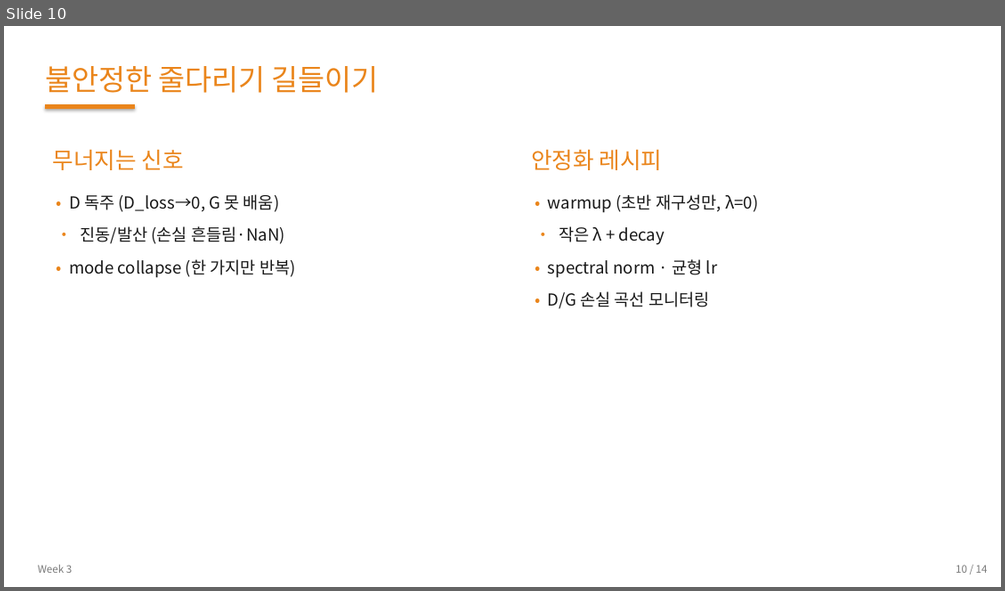
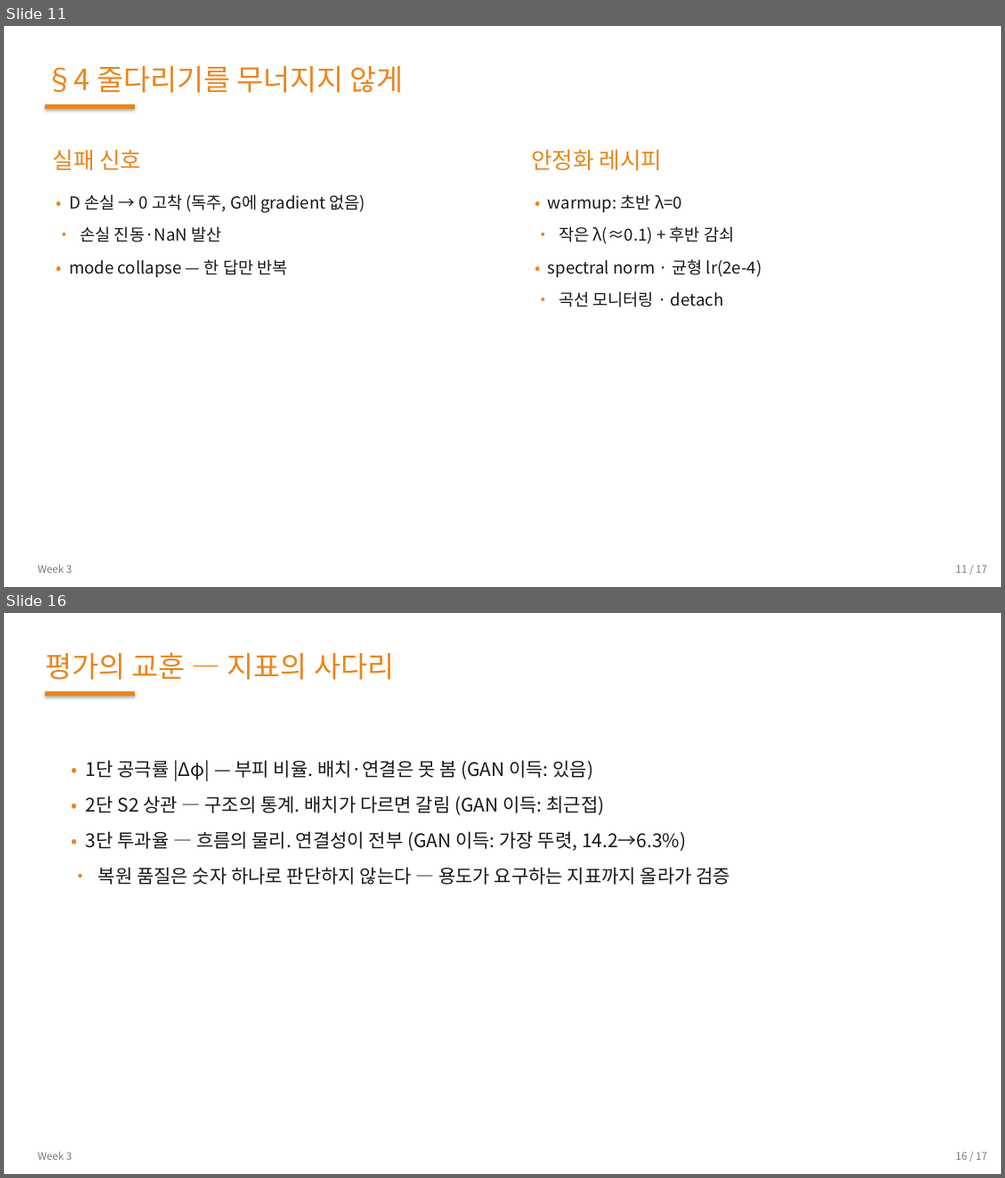
Before and after one commit to 01willy/Digital_rock_DL_Education, a slide deck: web/downloads/shared/w3/W3.pptx. Shown one above the other, each under a label of ours: slide 10 before the commit, slides 11 and 16 after it; the slides between them are not shown. The pictures are 1005x591 and 1005x1178 pixels, drawn with LibreOffice and Linux fonts; fonts in the diff are those of the drawing. Boxes give left, top, right and bottom in pixels: in the first picture for what was removed or moved away, otherwise in the second. Text is boxed around its words. In the diff, an @@ line names an element or a change of style, - is before the commit and + after.

```diff
--- a/web/downloads/shared/w3/W3.pptx
+++ b/web/downloads/shared/w3/W3.pptx
@@ slide 16 added at bbox=[4, 613, 1001, 1174], background #FFFFFF @@
@@ text added at bbox=[45, 652, 394, 680], 28 pt, text #EA851B @@
+평가의 교훈 — 지표의 사다리
@@ rectangle added at bbox=[45, 691, 135, 696], fill #EA851B @@
@@ text added at bbox=[86, 760, 730, 884], 18 pt, text #181818 @@
+• 1단 공극률 |Δφ| — 부피 비율. 배치·연결은 못 봄 (GAN 이득: 있음)
+• 2단 S2 상관 — 구조의 통계. 배치가 다르면 갈림 (GAN 이득: 최근접)
+• 3단 투과율 — 흐름의 물리. 연결성이 전부 (GAN 이득: 가장 뚜렷, 14.2→6.3%)
+• 복원 품질은 숫자 하나로 판단하지 않는다 — 용도가 요구하는 지표까지 올라가 검증
@@ text added at bbox=[38, 1151, 72, 1159], 10 pt, text #7A7A7A @@
+Week 3
@@ text added at bbox=[955, 1151, 987, 1159], 10 pt, text #7A7A7A @@
+16 / 17
@@ what was slide 10 is now slide 11 @@
@@ slide 11 changed as well @@
@@ text at bbox=[45, 66, 404, 93]: text changed @@
-불안정한 줄다리기 길들이기
+§4 줄다리기를 무너지지 않게
@@ text at bbox=[53, 149, 141, 170]: text changed @@
-무너지는 신호
+실패 신호
@@ text at bbox=[69, 194, 366, 278]: text changed @@
-• D 독주 (D_loss→0, G 못 배움)
-• 진동/발산 (손실 흔들림·NaN)
-• mode collapse (한 가지만 반복)
+• D 손실 → 0 고착 (독주, G에 gradient 없음)
+• 손실 진동·NaN 발산
+• mode collapse — 한 답만 반복
@@ text at bbox=[548, 194, 762, 307]: text changed @@
-• warmup (초반 재구성만, λ=0)
-• 작은 λ + decay
-• spectral norm · 균형 lr
-• D/G 손실 곡선 모니터링
+• warmup: 초반 λ=0
+• 작은 λ(≈0.1) + 후반 감쇠
+• spectral norm · 균형 lr(2e-4)
+• 곡선 모니터링 · detach
@@ text at bbox=[955, 564, 987, 572]: text changed @@
-10 / 14
+11 / 17
```
Also in this commit, not shown: 4 other slides changed, 11 other slides added, 9 slides removed, 14 other files.
